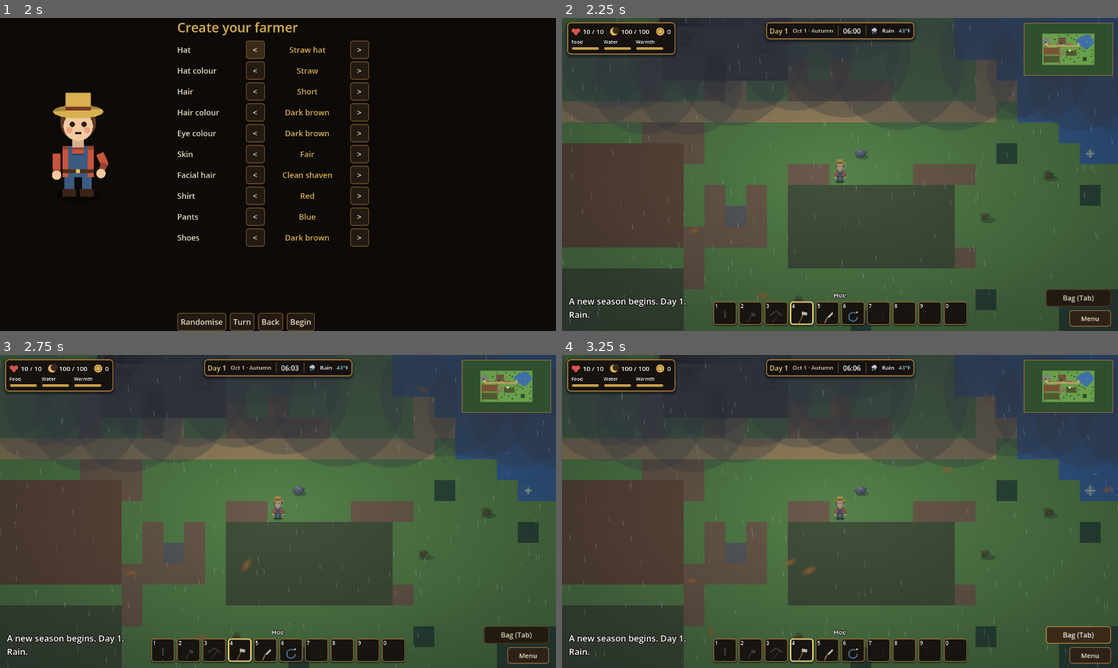
Above: before the commit, frames 1-4 (two rows, left to right).
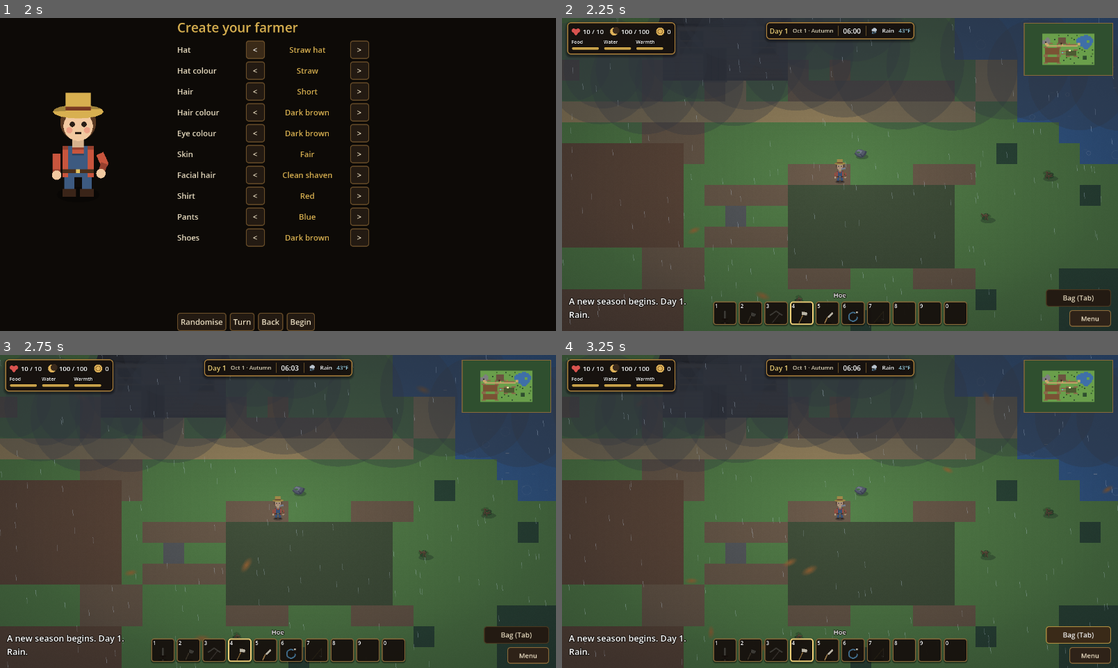
Above: after the commit, the same moments.

Repository: joshj1108/CrowCreekHollow
Game: Godot game, scene res://scenes/main.tscn
Two runs of this game, one before a commit and one after it. Both use one fixed random seed, a clock stepped at 60 frames per second and the inputs below.
Inputs:
- Up to frame 1 (2 s): click "New Game" at 0.5 s; click "Slot 1: empty" at 1.25 s
- Up to frame 2 (2.25 s): click "Begin" at 2 s
- Up to frame 3 (2.75 s): no input
- Up to frame 4 (3.25 s): click "Bag (Tab)" at 2.75 s

Frame 1 is identical in both runs. In frame 2, 6.5% of the frame differs, in the area x 0-100%, y 5-87%; in frame 3, 6.5%; in frame 4, 6.5%.

Commit message:
Lay out the farm from a hand-read grid of the diagram
The converter's pixel sampling produced a house, plots and fences that
did not match the diagram. The farm is now a 40 by 24 grid read tile by
tile from the diagram, kept in tools/farm_grid.txt. tools/hand_layout.py
derives the anchors and regenerates scripts/farm_layout.gd. Plot two is
soil, matching the diagram's brown. Brush, thicket and rock spots are
kept only where they still sit on open grass.

Co-Authored-By: Claude Haiku 5.5 <noreply@anthropic.com>
Claude-Session: https://claude.ai/code/session_016EvHBYyFANDWxunM27u84C

Diff:
--- a/scripts/farm_layout.gd
+++ b/scripts/farm_layout.gd
@@ -13,33 +13,33 @@
 
 const TERRAIN := [
 	"........................................",
-	"...................G............~~~~~...",
+	"...................G............~~~.....",
 	".............................~~~~~~~~...",
-	"..KKK.......HHHHHH..........~~~~~~~~~~..",
-	".KKKK....G..HHHHHH......G.~~~~~~~~~~~~~.",
-	"KK.KKK......HHHHHH........~~~~~~~~~~~~~.",
-	"KKC.KK......HHHHHH........~~~~~~~~.~~~~~",
-	"KKPP.X.....XHHDHHHX.A......P~~~~~~~~~~~.",
-	"..PP.XX....X..RP..XXXXX....PP~~~~~~~~~..",
-	"...PPPPPPPPPPPPPPPPPPPPPPPPP.~~~~~~~~...",
+	"...KK.......HHHHHH.........~~~~~~~~~~~..",
+	"..KKKK...G..HHHHHH......G.~~~~~~~~~~~~~.",
+	"KKKKKK......HHHHHH........~~~~~~~~..~~~.",
+	"KKCKKK......HHHHHH........~~~~~~~~..~~~.",
+	"KKPPKXXX...XHHDHHHX.A......PP~~~~~~~~~..",
+	"..PPP......X..RP..XXXXXXXX.PP~~~~~~~~~..",
+	"...PPPPPPPPPPPPPPPPPPPPPPPP..~~~~~~~~...",
 	".XXX.......XXX.................~~~~~....",
-	".SSSSSSSSSSSSX..............G...~~~.....",
-	".SSSSSSSSSSSS.....XX....XXX...........G.",
-	".SSSSSSSSSSSS.X.X.FFFFFFFF......G.......",
-	".SSSSSSSSSSSS.XWX.FFFFFFFF..............",
-	".SSSSSSSSSSSSXXXX.FFFFFFFF..............",
-	".X...........X....FFFFFFFFX.............",
-	".FFFFFFFFFFFFX.......................G..",
-	".FFFFFFFFFFFF..............G...BBB......",
-	".FFFFFFFFFFFF........G.........BBB......",
-	".FFFFFFFFFFFF...G..............BBB......",
-	".FFFFFFFFFFFFX..........G.............G.",
-	".XX.........XX..........................",
+	"..SSSSSSSSSSSX..............G...~~~.....",
+	"..SSSSSSSSSSS.....XXX...XXX...........G.",
+	"..SSSSSSSSSSS.XXXXFFFFFFFF......G.......",
+	"..SSSSSSSSSSS..W..FFFFFFFF..............",
+	"..SSSSSSSSSSS.XXXXFFFFFFFF..............",
+	".XXX.......XXX....FFFFFFFF..............",
+	".XXX.......XXX....XXX...XXX....BBB...G..",
+	"..SSSSSSSSSSS..............G...BBB......",
+	"..SSSSSSSSSSS........G.........BBB......",
+	"..SSSSSSSSSSS...G.......................",
+	"..SSSSSSSSSSS...........................",
+	".XXX.......XXX..........G.............G.",
 	"........................................",
 ]
 
-const PLOT_ONE := Rect2i(1, 11, 12, 5)
-const PLOT_TWO := Rect2i(1, 17, 12, 5)
+const PLOT_ONE := Rect2i(2, 11, 11, 5)
+const PLOT_TWO := Rect2i(2, 18, 11, 4)
 const PLOT_THREE := Rect2i(18, 13, 8, 4)
 const HOUSE_IX := 12
 const HOUSE_IY := 3
@@ -56,15 +56,15 @@
 const WORKSHOP_DOOR := Vector2i(27, 22)
 const WOODSTORE_IX := Vector2i(26, 21)
 const CHOPLOG_IX := Vector2i(28, 21)
-const BIG_TREE_INNER := Vector2i(31, 18)
+const BIG_TREE_INNER := Vector2i(31, 17)
 const LAKE_FOCUS := Vector2(32.6, 5.6)
-const GROVE_SPOTS := [Vector2i(19, 1), Vector2i(9, 4), Vector2i(24, 4), Vector2i(28, 11), Vector2i(38, 12), Vector2i(32, 13), Vector2i(37, 17), Vector2i(27, 18), Vector2i(21, 19), Vector2i(16, 20), Vector2i(24, 21), Vector2i(38, 21)]
+const GROVE_SPOTS := [Vector2i(19, 1), Vector2i(9, 4), Vector2i(24, 4), Vector2i(28, 11), Vector2i(38, 12), Vector2i(32, 13), Vector2i(37, 17), Vector2i(27, 18), Vector2i(21, 19), Vector2i(16, 20), Vector2i(24, 22), Vector2i(38, 22)]
 const WILLOW_TREES := [Vector2i(24, 4), Vector2i(28, 11), Vector2i(32, 13)]
 const DEAD_TREES := []
 const BRUSH_SPOTS := [Vector2i(30, 12), Vector2i(12, 1), Vector2i(18, 18), Vector2i(38, 15), Vector2i(26, 1), Vector2i(22, 3), Vector2i(27, 14)]
-const THICKET_SPOTS := [Vector2i(29, 19), Vector2i(26, 21), Vector2i(7, 4)]
+const THICKET_SPOTS := [Vector2i(7, 4)]
 const ROCK_SPOTS := [Vector2i(35, 17), Vector2i(19, 5), Vector2i(21, 11), Vector2i(1, 1), Vector2i(38, 10), Vector2i(16, 1), Vector2i(15, 22), Vector2i(36, 12)]
 # Farm tiles that the coop and barn must not be placed on, so they never overlap a building the player unlocks later.
-const RESERVED := [Vector2i(10, 5), Vector2i(25, 19), Vector2i(25, 20), Vector2i(25, 21), Vector2i(25, 22), Vector2i(26, 19), Vector2i(26, 20), Vector2i(26, 21), Vector2i(26, 22), Vector2i(27, 19), Vector2i(27, 20), Vector2i(27, 21), Vector2i(27, 22), Vector2i(28, 19), Vector2i(28, 20), Vector2i(28, 21), Vector2i(28, 22), Vector2i(29, 19), Vector2i(29, 20), Vector2i(29, 21), Vector2i(29, 22)]
+const RESERVED := [Vector2i(10, 5), Vector2i(25, 19), Vector2i(26, 19), Vector2i(27, 19), Vector2i(28, 19), Vector2i(29, 19), Vector2i(25, 20), Vector2i(26, 20), Vector2i(27, 20), Vector2i(28, 20), Vector2i(29, 20), Vector2i(25, 21), Vector2i(26, 21), Vector2i(27, 21), Vector2i(28, 21), Vector2i(29, 21), Vector2i(25, 22), Vector2i(26, 22), Vector2i(27, 22), Vector2i(28, 22), Vector2i(29, 22)]
 # Changes whenever the layout changes. Saves record it, so a save from another layout is migrated.
-const VERSION := "485efddf"
+const VERSION := "1946c922"
Not shown, added: tools/farm_grid.txt
Not shown, added: tools/hand_layout.py
